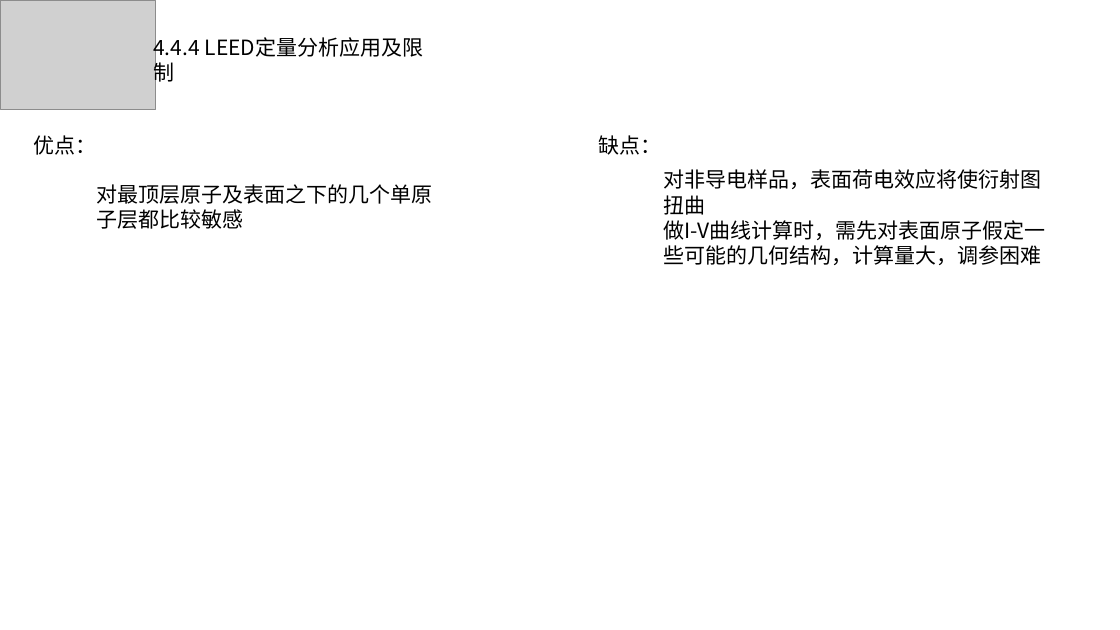
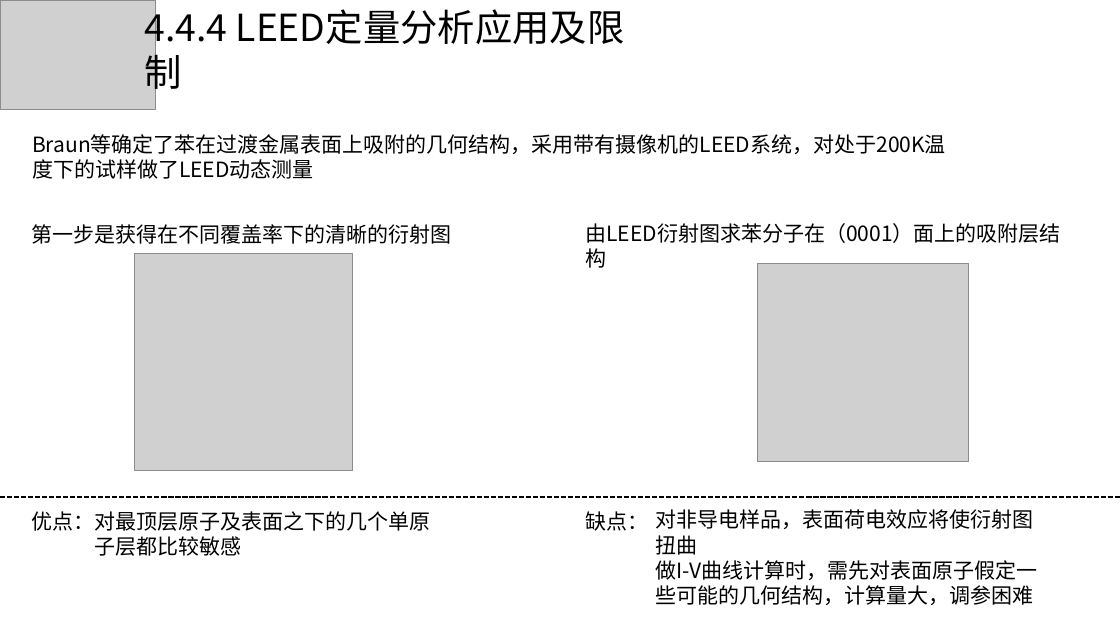
Before and after one commit to DreamBoatOve/gitTest, a slide deck: slide 44 of Lessons/材料的表面与界面/group_presentation/slices/第四小组_0529_16.pptx. Drawn at 1120x630 pixels with LibreOffice and Linux fonts; fonts in the diff are those of the drawing; grey boxes stand for pictures. Boxes give left, top, right and bottom in pixels: in the first picture for what was removed or moved away, otherwise in the second. Text is boxed around its words. In the diff, an @@ line names an element or a change of style, - is before the commit and + after.

Commit message:
06/01-02.06

```diff
--- a/Lessons/材料的表面与界面/group_presentation/slices/第四小组_0529_16.pptx
+++ b/Lessons/材料的表面与界面/group_presentation/slices/第四小组_0529_16.pptx
@@ text "4.4.4 LEED定量分析应用及限制" moved from (x1=153, y1=34, x2=200, y2=60) to (x1=144, y1=3, x2=227, y2=51) @@
@@ text "4.4.4 LEED定量分析应用及限制" at (x1=144, y1=3, x2=227, y2=51): size 18 to 32 pt @@
@@ text added at (x1=32, y1=134, x2=946, y2=154), 18 pt, text #000000 @@
+Braun等确定了苯在过渡金属表面上吸附的几何结构，采用带有摄像机的LEED系统，对处于200K温度下的试样做了LEED动态测量
@@ text added at (x1=31, y1=224, x2=451, y2=244), 18 pt, text #000000 @@
+第一步是获得在不同覆盖率下的清晰的衍射图
@@ text added at (x1=586, y1=223, x2=1061, y2=243), 18 pt, text #000000 @@
+由LEED衍射图求苯分子在（0001）面上的吸附层结构
@@ picture added at (x1=134, y1=253, x2=352, y2=471) @@
@@ picture added at (x1=758, y1=263, x2=969, y2=461) @@
@@ line added from (0, 497) to (1120, 497), #000000 1.5 pt dashed @@
@@ text "优点：" rewrapped from (x1=33, y1=135, x2=96, y2=155) to (x1=31, y1=511, x2=430, y2=531) @@
@@ text "对最顶层原子及表面之下的几个单原子层都比较敏感" rewrapped from (x1=96, y1=184, x2=432, y2=229) to (x1=31, y1=511, x2=430, y2=556) @@
@@ text "缺点：" moved from (x1=598, y1=135, x2=661, y2=155) to (x1=586, y1=511, x2=649, y2=531) @@
@@ text "对非导电样品，表面荷电效应将使衍射图扭曲" moved from (x1=664, y1=169, x2=1046, y2=265) to (x1=655, y1=509, x2=1037, y2=605) @@
```
Also in this commit, not shown: 23 other slides changed.
